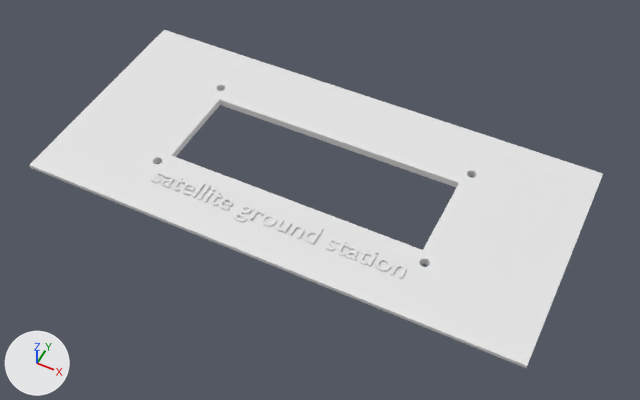
The Blender file 3d/lid-staging.blend as it was, and as the next commit left it.
Camera for both pictures: a 50 mm camera at (73.6, -142.6, 248.4) aimed at (4.5, -4.4, 75.7). Arrows for +X, +Y and +Z are at lower left; the lights stay in place. Text is drawn in Blender's own font.

Objects in the first picture: 'Text', 'case-lid-notext'.
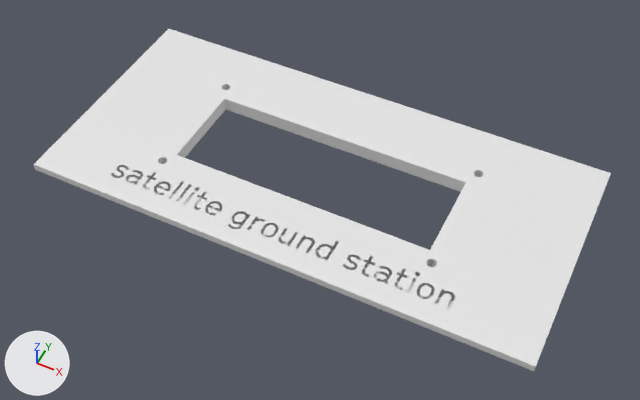
Where the change shows, as pixel boxes (x1, y1, x2, y2) in the pictures (640 x 400 px):
'case-lid-notext', mesh rescaled, moved, modifiers changed, reshaped: before (29, 30, 603, 368); after (34, 29, 611, 371)
'Text', hidden: before (151, 172, 406, 279)

The change, as a list of edits to the scene's bpy script:
```text
Change me_case_lid_notext:
    where me_case_lid_notext.from_pydata(...)  # 412 vertices, 840 faces; spans x -65.0..70.0, y -32.0..32.0, z 79.4..81.4
    used by ob_case_lid_notext; location = (-1.7, 0.0, 0.0)
    me_case_lid_notext part 1: the whole mesh is scaled about its middle by (1, 1, 2)
Add me_text:
    me_text.from_pydata(...)  # 2268 vertices, 1637 faces; spans x -46.7..46.5, y -4.7..3.2, z -0.7..0.7
Change ob_case_lid_notext:
    ob_case_lid_notext.location: (-1.7, 0.0, 0.0) -> (0.0, 0.0, 0.0)
    add _m = ob_case_lid_notext.modifiers.new('Boolean', 'BOOLEAN')
    add _m.object = ob_text
Change ob_text:
    ob_text: bpy.data.objects.new('Text', txt_text) -> bpy.data.objects.new('Text', me_text)
    ob_text.location: (0.0, -20.4, 81.5) -> (1.6, -23.0, 81.9)
    add ob_text.hide_set(True)
```
